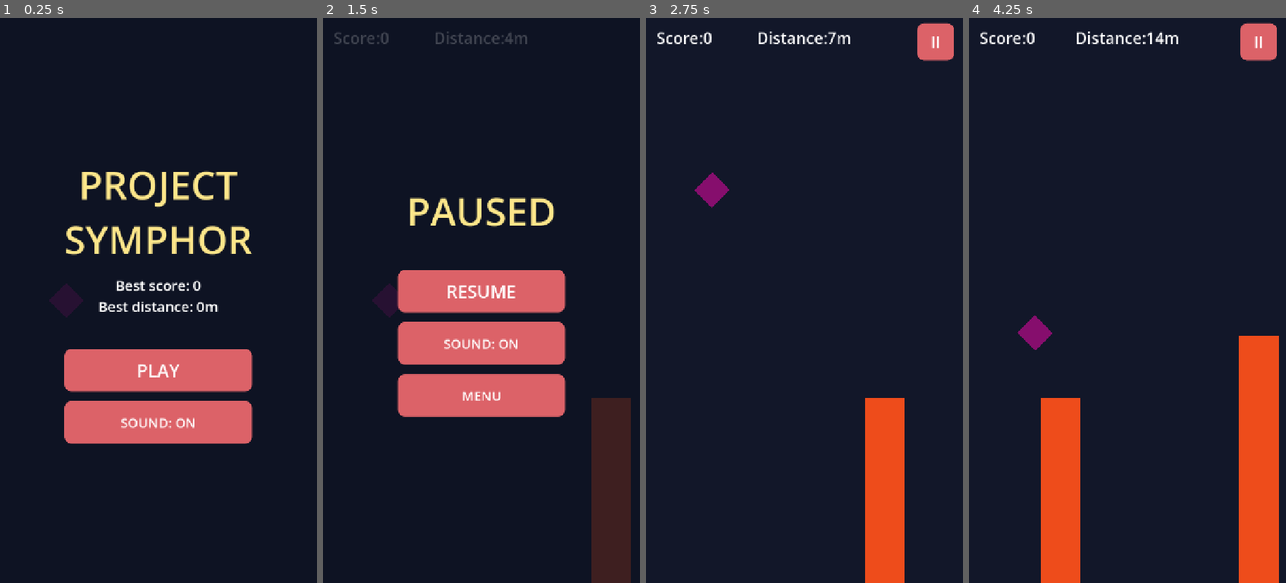
Above: before the commit, frames 1-4 (left to right).
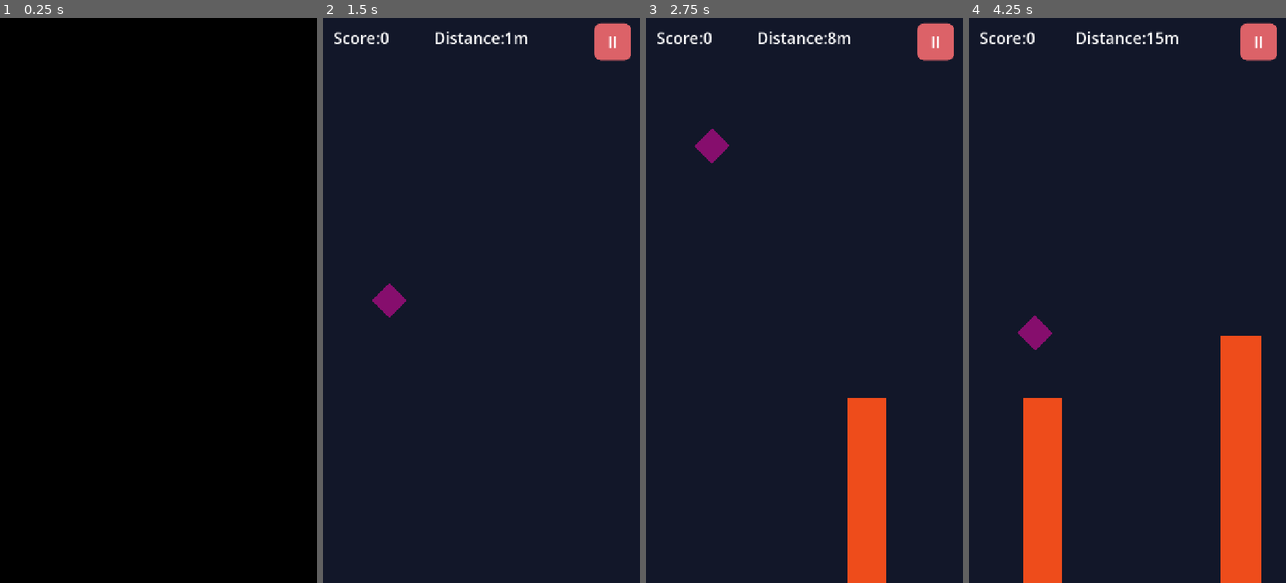
Above: after the commit, the same moments.

Repository: ammira-prog/symphor-godot-game
Game: Godot game, scene res://main.tscn
The game is run twice, just before and just after one commit, with the same random seed, the same clock (stepped at 60 frames per second) and the same inputs. The project has no main scene, so this scene is started directly. Sound files missing from this copy of the repository are replaced by a short silence.
Inputs (mouse positions are in pixels of both pictures, inside the frame that each line leads up to):
- Up to frame 1 (0.25 s): no input
- Up to frame 2 (1.5 s): click "PLAY" at 0.5 s; click "II" (after the commit: "PLAY") at 1.25 s
- Up to frame 3 (2.75 s): move the mouse to (874, 272) at 2.02 s; hold Up (ui_up) from 2.03 s (still down); click (874, 272) at 2.17 s
- Up to frame 4 (4.25 s): release Up (ui_up) at 2.75 s; drag from (1064, 328) to (1206, 492) at 2.77 s; move the mouse to (1159, 176) at 3.52 s; hold Up (ui_up) from 3.53 s (still down); click (1159, 176) at 3.67 s

The runs differ from the first frame. In frame 1, 100% of the frame differs, in the area x 0-100%, y 0-100%; in frame 2, 19%; in frame 3, 4.5%; in frame 4, 8.7%.

Commit message:
Add animated Symphor Games logo splash screen with sound

Diff:
--- a/main.gd
+++ b/main.gd
@@ -62,6 +62,7 @@
 var sfx_point: AudioStreamPlayer
 var sfx_hit: AudioStreamPlayer
 var sfx_click: AudioStreamPlayer
+var sfx_logo: AudioStreamPlayer
 
 @onready var ui = $CanvasLayer
 @onready var player = $Player
@@ -82,9 +83,11 @@
 	ui.resume_pressed.connect(_on_resume_pressed)
 	ui.sound_pressed.connect(toggle_sound)
 	ui.escape_pressed.connect(_on_escape)
+	ui.splash_started.connect(_on_splash_started)
+	ui.splash_finished.connect(_on_splash_finished)
 
 	go_to_menu()
-	_play_music()
+	ui.show_splash()   # logo animation first; the start screen waits underneath
 
 
 func _notification(what: int) -> void:
@@ -292,6 +295,16 @@
 	resume_game()
 
 
+func _on_splash_started() -> void:
+	_play(sfx_logo)
+
+
+func _on_splash_finished() -> void:
+	if sfx_logo != null and sfx_logo.playing:
+		sfx_logo.stop()
+	_play_music()
+
+
 func _on_escape() -> void:
 	if state == State.PLAYING:
 		pause_game()
@@ -335,6 +348,7 @@
 	sfx_point = _make_player("res://audio/point.wav", -8.0, true)
 	sfx_hit = _make_player("res://audio/hit.wav", -4.0, true)
 	sfx_click = _make_player("res://audio/click.wav", -6.0, true)
+	sfx_logo = _make_player("res://audio/logo.wav", -6.0, true)
 	AudioServer.set_bus_mute(0, not sound_on)
 
 
--- a/ui.gd
+++ b/ui.gd
@@ -11,6 +11,17 @@
 signal resume_pressed
 signal sound_pressed
 signal escape_pressed
+signal splash_started
+signal splash_finished
+
+# Logo splash screen: layout and timing (seconds)
+const LOGO_SIZE := 652.0
+const LOGO_POS := Vector2(34.0, 274.0)
+const T_LETTERS := 0.3     # "SG" pops in
+const T_NAME := 1.1        # "Symphor Games" slides up
+const T_GEM := 2.0         # the crystal appears behind the letters
+const T_FADE := 3.9        # everything fades out
+const T_END := 4.4
 
 const TITLE_COLOR := Color(0.99, 0.90, 0.54)
 const TEXT_COLOR := Color(1.0, 1.0, 1.0)
@@ -27,6 +38,11 @@
 var over_score_label: Label
 var over_distance_label: Label
 var over_best_label: Label
+
+var splash_root: Control
+var splash_tween: Tween
+var splash_active := false
+var splash_skipping := false
 
 @onready var score_label: Label = $ScoreLabel
 @onready var distance_label: Label = $DistanceLabel
@@ -45,6 +61,120 @@
 func _unhandled_input(event: InputEvent) -> void:
 	if event.is_action_pressed("ui_cancel"):
 		escape_pressed.emit()
+
+
+# ---------------------------------------------------------------------------
+# Logo splash screen: SG letters, then the name, then the crystal.
+# Tap anywhere to skip. If the logo files are missing it is simply skipped.
+# ---------------------------------------------------------------------------
+func show_splash() -> void:
+	var gem_tex := _load_texture("res://logo/logo_gem.png")
+	var name_tex := _load_texture("res://logo/logo_name.png")
+	var letters_tex := _load_texture("res://logo/logo_letters.png")
+	if gem_tex == null or name_tex == null or letters_tex == null:
+		splash_finished.emit()
+		return
+
+	splash_active = true
+	splash_skipping = false
+
+	splash_root = Control.new()
+	add_child(splash_root)
+	splash_root.set_anchors_and_offsets_preset(Control.PRESET_FULL_RECT)
+
+	var black := ColorRect.new()
+	black.color = Color.BLACK
+	splash_root.add_child(black)
+	black.set_anchors_and_offsets_preset(Control.PRESET_FULL_RECT)
+	black.gui_input.connect(_on_splash_input)
+
+	# Drawing order: crystal at the back, then the name, then the letters on top.
+	var gem := _make_logo_layer(gem_tex, Vector2(0.5, 0.45))
+	var name_rect := _make_logo_layer(name_tex, Vector2(0.5, 0.82))
+	var letters := _make_logo_layer(letters_tex, Vector2(0.5, 0.47))
+	splash_root.add_child(gem)
+	splash_root.add_child(name_rect)
+	splash_root.add_child(letters)
+
+	var flash := ColorRect.new()
+	flash.color = Color(0.45, 0.6, 1.0, 1.0)
+	flash.mouse_filter = Control.MOUSE_FILTER_IGNORE
+	flash.modulate = Color(1, 1, 1, 0)
+	splash_root.add_child(flash)
+	flash.set_anchors_and_offsets_preset(Control.PRESET_FULL_RECT)
+
+	var base_y := LOGO_POS.y
+	letters.scale = Vector2(0.5, 0.5)
+	name_rect.position.y = base_y + 40.0
+	gem.scale = Vector2(0.8, 0.8)
+
+	splash_tween = create_tween().set_parallel(true)
+	# 1. SG letters pop in
+	splash_tween.tween_property(letters, "modulate:a", 1.0, 0.45).set_delay(T_LETTERS)
+	splash_tween.tween_property(letters, "scale", Vector2.ONE, 0.6).set_delay(T_LETTERS) \
+		.set_trans(Tween.TRANS_BACK).set_ease(Tween.EASE_OUT)
+	# 2. The name slides up and fades in
+	splash_tween.tween_property(name_rect, "modulate:a", 1.0, 0.5).set_delay(T_NAME)
+	splash_tween.tween_property(name_rect, "position:y", base_y, 0.6).set_delay(T_NAME) \
+		.set_trans(Tween.TRANS_CUBIC).set_ease(Tween.EASE_OUT)
+	# 3. The crystal appears behind the letters, with a soft flash
+	splash_tween.tween_property(gem, "modulate:a", 1.0, 0.55).set_delay(T_GEM)
+	splash_tween.tween_property(gem, "scale", Vector2.ONE, 0.8).set_delay(T_GEM) \
+		.set_trans(Tween.TRANS_BACK).set_ease(Tween.EASE_OUT)
+	splash_tween.tween_property(flash, "modulate:a", 0.2, 0.12).set_delay(T_GEM)
+	splash_tween.tween_property(flash, "modulate:a", 0.0, 0.45).set_delay(T_GEM + 0.12)
+	# 4. Fade out and hand over to the start screen
+	splash_tween.tween_property(splash_root, "modulate:a", 0.0, T_END - T_FADE).set_delay(T_FADE)
+	splash_tween.tween_callback(_finish_splash).set_delay(T_END)
+
+	splash_started.emit()
+
+
+func _make_logo_layer(tex: Texture2D, pivot_fraction: Vector2) -> TextureRect:
+	var rect := TextureRect.new()
+	rect.texture = tex
+	rect.expand_mode = TextureRect.EXPAND_IGNORE_SIZE
+	rect.stretch_mode = TextureRect.STRETCH_SCALE
+	rect.mouse_filter = Control.MOUSE_FILTER_IGNORE
+	rect.size = Vector2(LOGO_SIZE, LOGO_SIZE)
+	rect.position = LOGO_POS
+	rect.pivot_offset = rect.size * pivot_fraction
+	rect.modulate = Color(1, 1, 1, 0)
+	return rect
+
+
+func _load_texture(path: String) -> Texture2D:
+	if ResourceLoader.exists(path):
+		return load(path) as Texture2D
+	return null
+
+
+func _on_splash_input(event: InputEvent) -> void:
+	if event is InputEventMouseButton and event.pressed:
+		_skip_splash()
+	elif event is InputEventScreenTouch and event.pressed:
+		_skip_splash()
+
+
+func _skip_splash() -> void:
+	if not splash_active or splash_skipping:
+		return
+	splash_skipping = true
+	if splash_tween != null:
+		splash_tween.kill()
+	var fade := create_tween()
+	fade.tween_property(splash_root, "modulate:a", 0.0, 0.25)
+	fade.tween_callback(_finish_splash)
+
+
+func _finish_splash() -> void:
+	if not splash_active:
+		return
+	splash_active = false
+	if splash_tween != null:
+		splash_tween.kill()
+	splash_root.queue_free()
+	splash_finished.emit()
 
 
 # ---------------------------------------------------------------------------
Binary file added: logo/logo_gem.png
Binary file added: logo/logo_letters.png
Binary file added: logo/logo_name.png
Binary file added: splash/gems.png
Binary file added: splash/name.png
Binary file added: splash/sg.png
Not shown, added: audio/logo.wav
